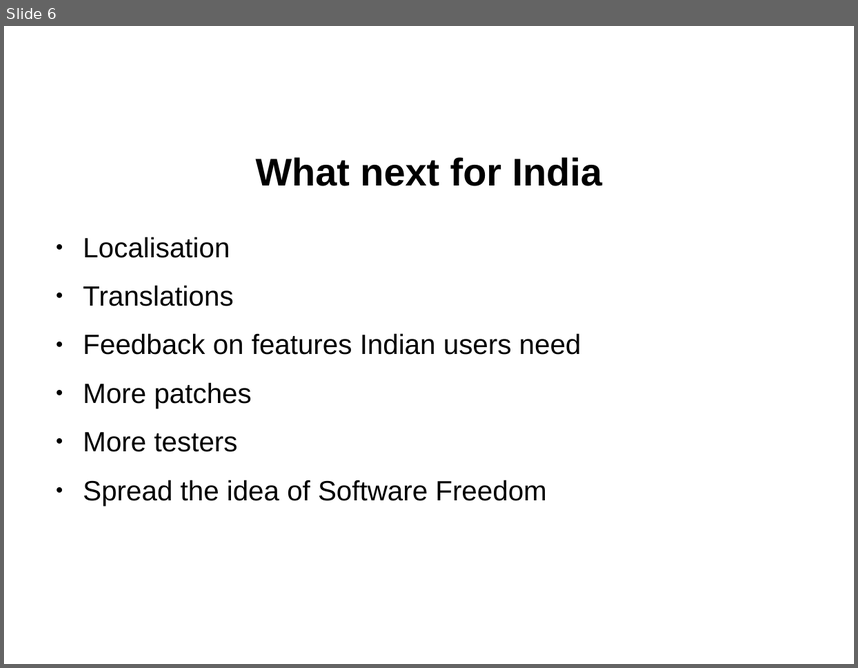
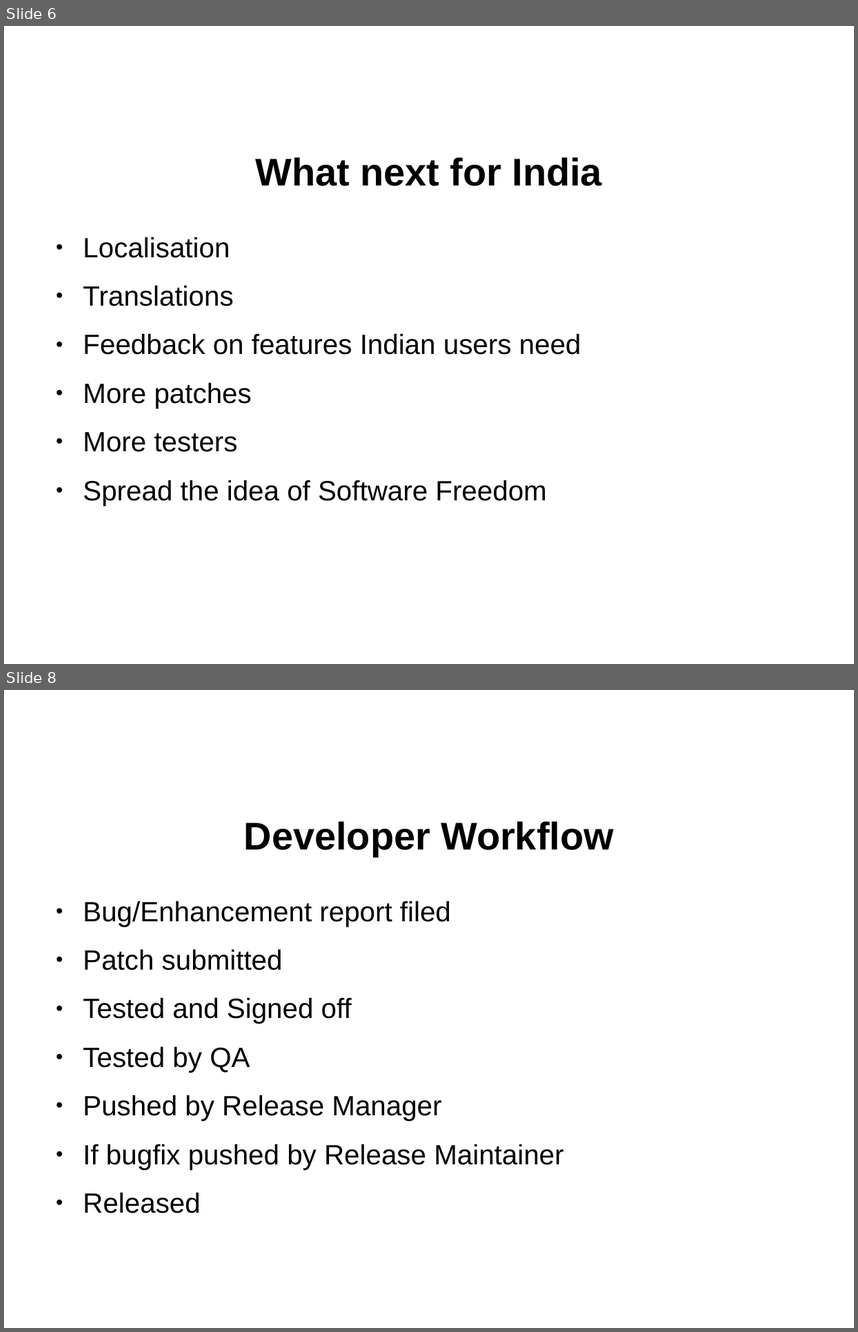
Before and after one commit to ranginui/presentation, a slide deck: kohaconclave/road_ahead/roadahead.odp. Shown one above the other, each under a label of ours: slide 6 before the commit, slides 6 and 8 after it; the slides between them are not shown. The pictures are 858x668 and 858x1332 pixels, drawn with LibreOffice and Linux fonts; fonts in the diff are those of the drawing; background and template pictures are left out. Boxes give left, top, right and bottom in pixels: in the first picture for what was removed or moved away, otherwise in the second. Text is boxed around its words. In the diff, an @@ line names an element or a change of style, - is before the commit and + after.

Commit message:
More changes

```diff
--- a/kohaconclave/road_ahead/roadahead.odp
+++ b/kohaconclave/road_ahead/roadahead.odp
@@ slide 8 added at [4,690,854,1328], background picture (left out) @@
@@ title added at [244,821,613,856], 36 pt, text #000000, bold @@
+Developer Workflow
@@ text added at [83,900,564,1213], 26 pt, text #000000 @@
+● Bug/Enhancement report filed
+● Patch submitted
+● Tested and Signed off
+● Tested by QA
+● Pushed by Release Manager
+● If bugfix pushed by Release Maintainer
+● Released
```
Also in this commit, not shown: 1 slide changed, 5 other slides added.
